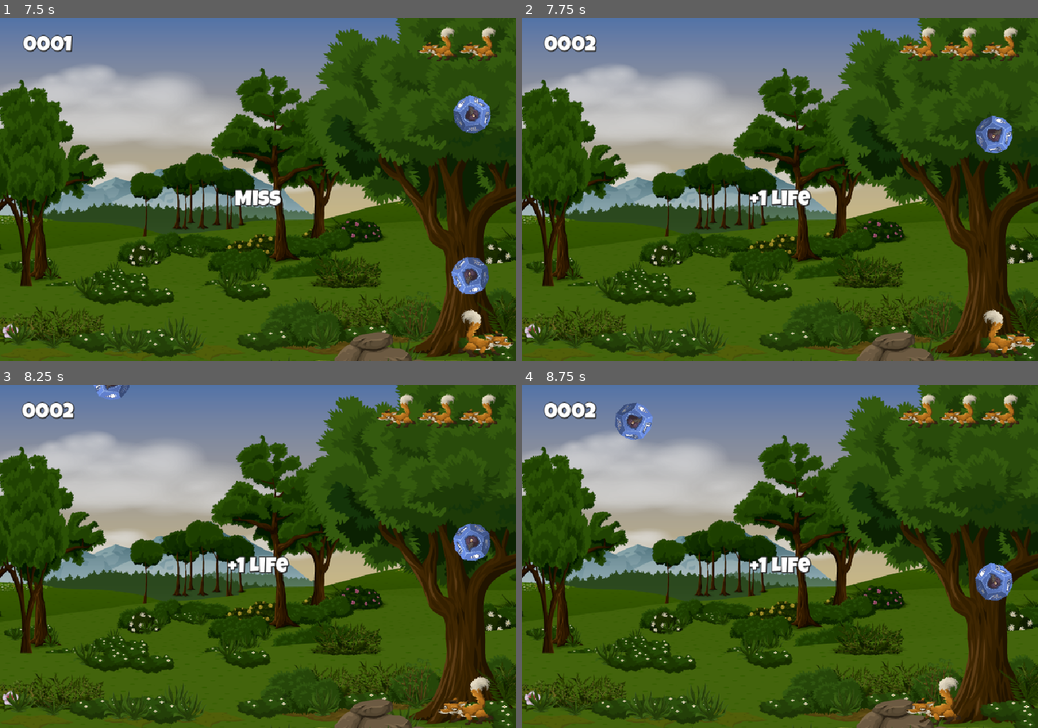
Above: before the commit, frames 1-4 (two rows, left to right).
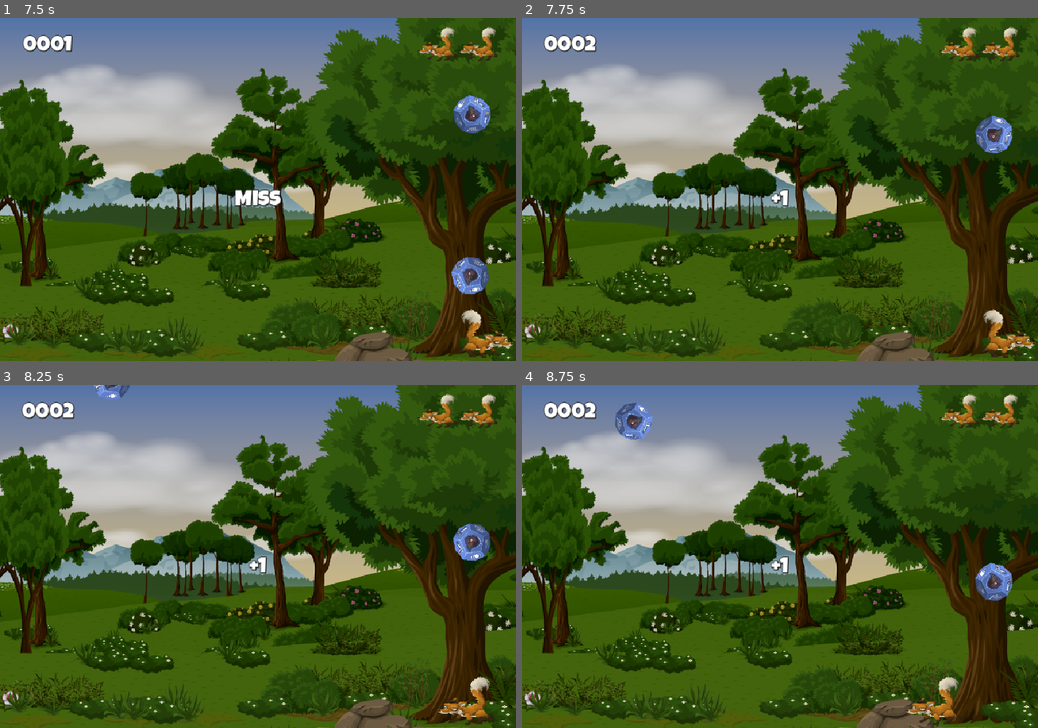
Above: after the commit, the same moments.

Repository: Newton-Duarte/godot-dice-catcher
Game: Godot game, scene res://scenes/game.tscn
Two runs of this game, one before a commit and one after it. Both use one fixed random seed, a clock stepped at 60 frames per second and the inputs below.
Inputs:
- Up to frame 1 (7.5 s): hold Right (ui_right) 0.53-2.03 s; hold Left (ui_left) 2.03-4.28 s; hold Right (ui_right) from 4.28 s (still down)
- Up to frame 2 (7.75 s): keep holding Right (ui_right)
- Up to frame 3 (8.25 s): release Right (ui_right) at 8.03 s; hold Left (ui_left) from 8.03 s (still down)
- Up to frame 4 (8.75 s): keep holding Left (ui_left)

Frame 1 is identical in both runs. In frame 2, 0.7% of the frame differs, in the area x 44-81%, y 2-55%; in frame 3, 0.7%; in frame 4, 0.7%.

Commit message:
fix: bonus live points needed value

Diff:
--- a/scripts/game.gd
+++ b/scripts/game.gd
@@ -15,7 +15,7 @@
 const STOPPABLE_GROUP: String = "stoppable"
 const MARGIN: float = 80.0
 const MAX_LIVES: int = 3
-const BONUS_LIVE_POINTS_NEEDED: int = 2
+const BONUS_LIVE_POINTS_NEEDED: int = 10
 
 var _points: int = 0
 var _lives: int = 3
